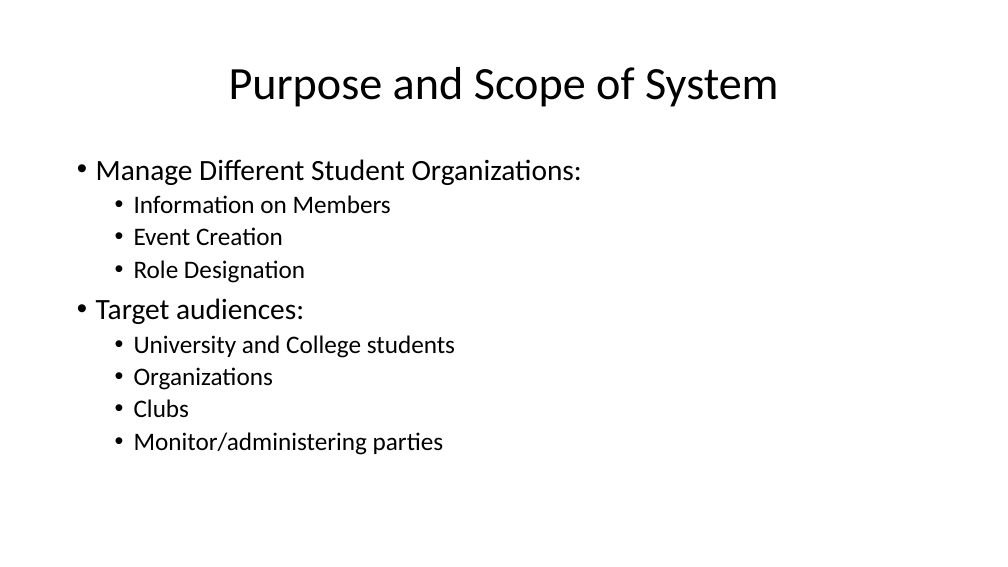
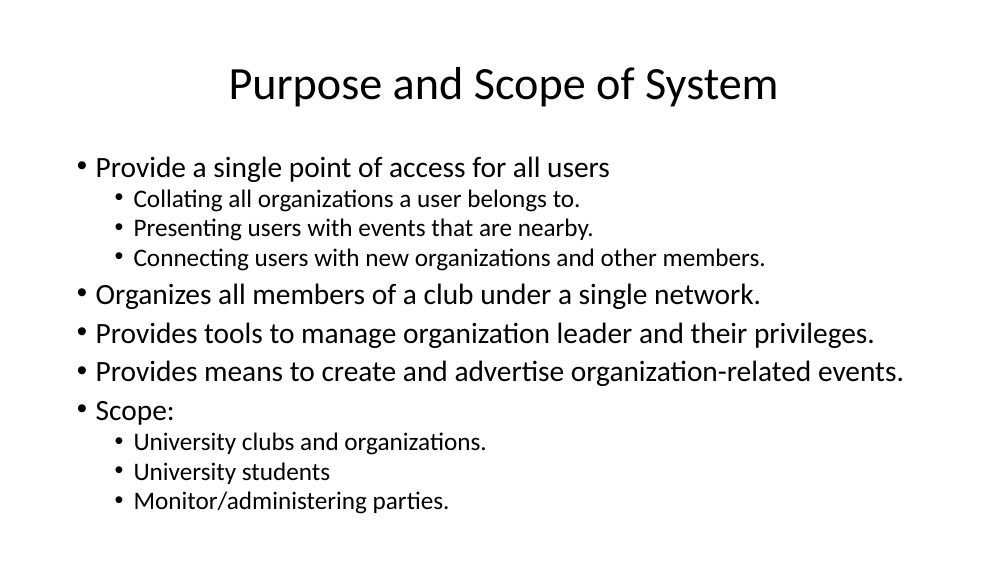
Before and after one commit to arocho032/CEN4010-Team-5, a slide deck: slide 2 of specifications/deliv1/SOS Deliverable 1 Presentation.pptx. Drawn at 1008x567 pixels with LibreOffice and Linux fonts; fonts in the diff are those of the drawing. Boxes give left, top, right and bottom in pixels: in the first picture for what was removed or moved away, otherwise in the second. Text is boxed around its words. In the diff, an @@ line names an element or a change of style, - is before the commit and + after.

```diff
--- a/specifications/deliv1/SOS Deliverable 1 Presentation.pptx
+++ b/specifications/deliv1/SOS Deliverable 1 Presentation.pptx
@@ text at box(96, 156, 904, 514): text changed @@
-• Manage Different Student Organizations:
-  • Information on Members
-  • Event Creation
-  • Role Designation
-• Target audiences:
-  • University and College students
-  • Organizations
-  • Clubs
-  • Monitor/administering parties
+• Provide a single point of access for all users
+  • Collating all organizations a user belongs to.
+  • Presenting users with events that are nearby.
+  • Connecting users with new organizations and other members.
+• Organizes all members of a club under a single network.
+• Provides tools to manage organization leader and their privileges.
+• Provides means to create and advertise organization-related events.
+• Scope:
+  • University clubs and organizations.
+  • University students
+  • Monitor/administering parties.
```
Also in this commit, not shown: 4 other slides changed.
